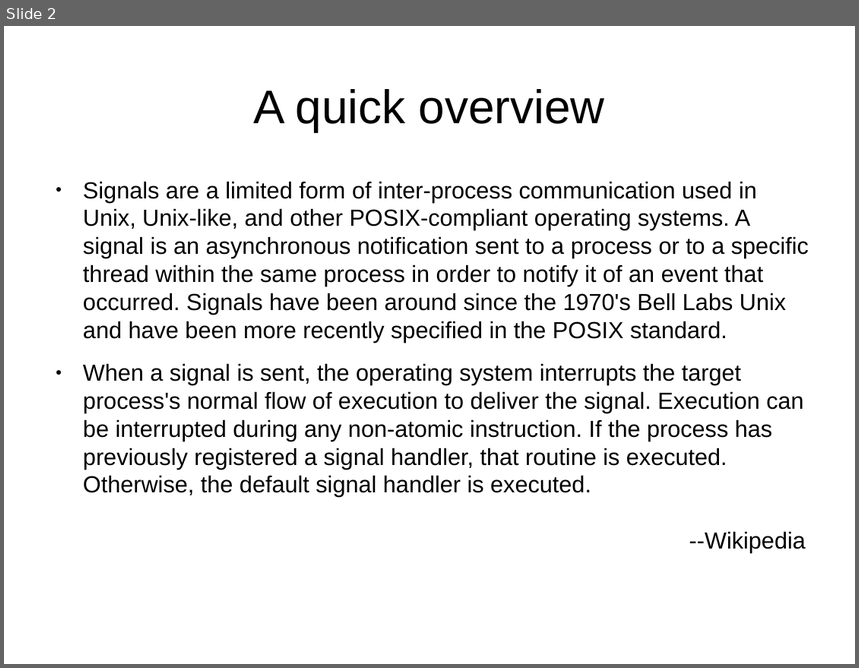
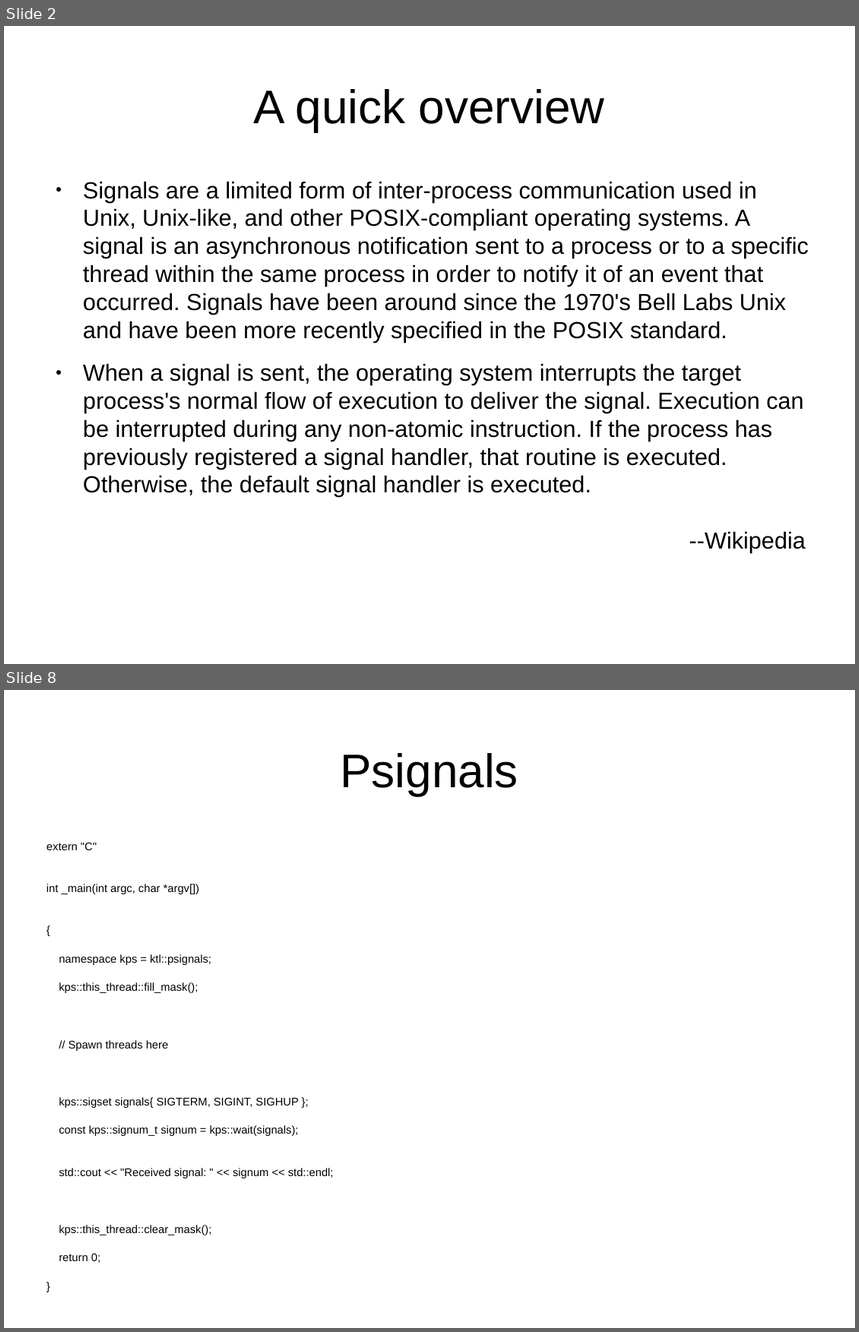
Before and after one commit to cknite/psignals, a slide deck: docs/psignals.odp. Shown one above the other, each under a label of ours: slide 2 before the commit, slides 2 and 8 after it; the slides between them are not shown. The pictures are 859x668 and 859x1332 pixels, drawn with LibreOffice and Linux fonts; fonts in the diff are those of the drawing. Boxes give left, top, right and bottom in pixels: in the first picture for what was removed or moved away, otherwise in the second. Text is boxed around its words. In the diff, an @@ line names an element or a change of style, - is before the commit and + after.

```diff
--- a/docs/psignals.odp
+++ b/docs/psignals.odp
@@ slide 8 added at (x1=4, y1=690, x2=855, y2=1328), background #FFFFFF @@
@@ title added at (x1=340, y1=753, x2=519, y2=796), 44 pt, text #000000 @@
+Psignals
@@ text added at (x1=47, y1=842, x2=334, y2=1263), 10.4 pt, text #000000 @@
+extern "C"
+int _main(int argc, char *argv[])
+{
+namespace kps = ktl::psignals;
+kps::this_thread::fill_mask();
+// Spawn threads here
+kps::sigset signals{ SIGTERM, SIGINT, SIGHUP };
+const kps::signum_t signum = kps::wait(signals);
+std::cout << "Received signal: " << signum << std::endl;
+kps::this_thread::clear_mask();
+return 0;
+}
```
Also in this commit, not shown: 2 slides changed, 3 other slides added, 1 slide removed.
